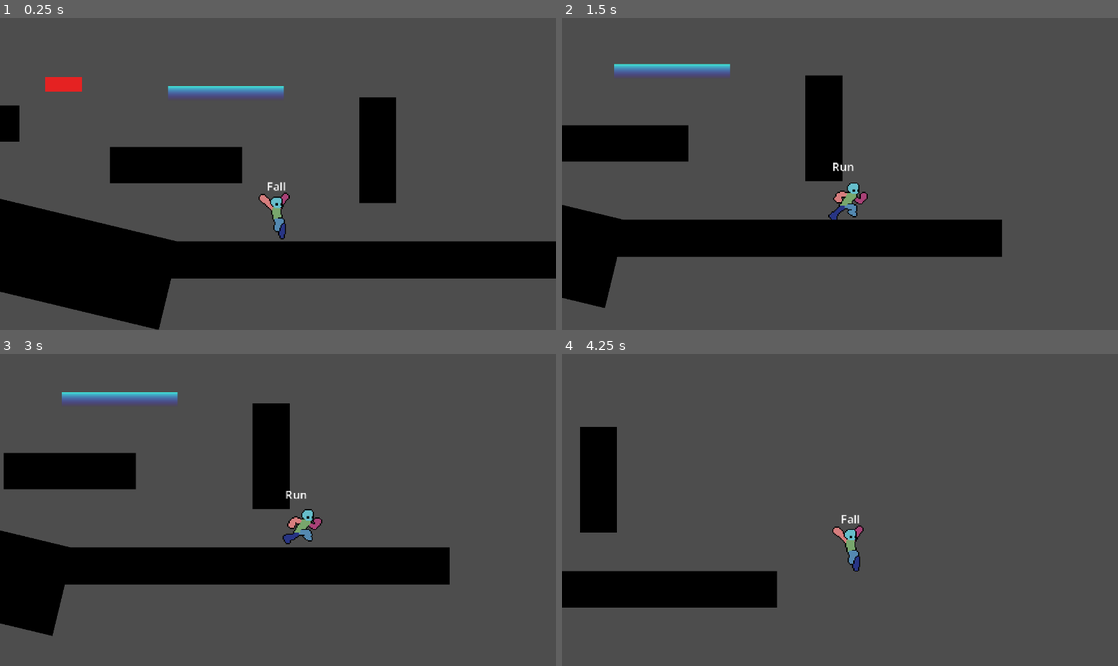
Above: before the commit, frames 1-4 (two rows, left to right).
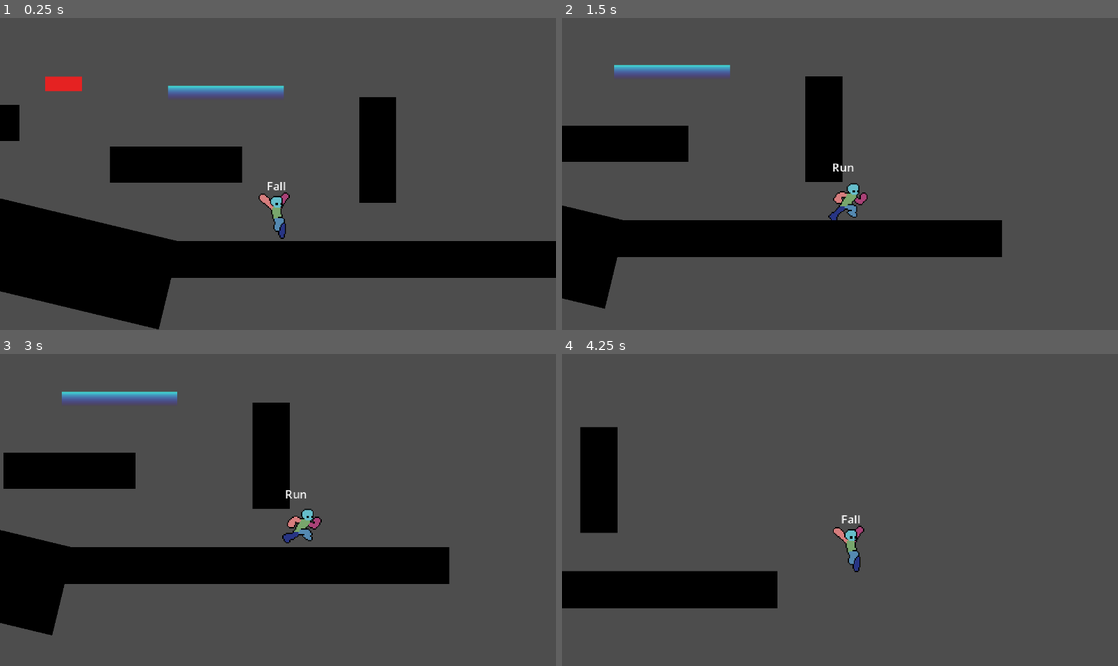
Above: after the commit, the same moments.

Repository: TianJunShi1/harry-forge
Game: Godot game, scene res://playground.tscn
Two runs of this game, one before a commit and one after it. Both use one fixed random seed, a clock stepped at 60 frames per second and the inputs below.
Inputs:
- Up to frame 1 (0.25 s): no input
- Up to frame 2 (1.5 s): hold D (right) from 0.53 s (still down); tap Shift (run) at 0.6, 1.35 s; tap Space (jump) at 0.77 s
- Up to frame 3 (3 s): tap Space (jump) at 1.52 s; release D (right) at 2.03 s; hold A (left) 2.03-2.78 s; tap Shift (run) at 2.1, 2.85 s; hold D (right) from 2.78 s (still down)
- Up to frame 4 (4.25 s): keep holding D (right); tap Space (jump) at 3.02, 3.77 s; tap Shift (run) at 3.6 s

The runs differ from the first frame. In frame 1, 0.7% of the frame differs, in the area x 0-100%, y 18-100%; in frame 2, 0.6%; in frame 3, 0.6%; in frame 4, 0.3%.

Commit message:
fix: 输出时 .round() 消除像素级抖动（Pixel Jitter）
摄像机 global_position 直接接收浮点 _smoothed_position，在
480×270→1440×810（3× 缩放）下，亚像素偏移导致 tile 边缘逐帧
在"完全覆盖"与"部分混合"之间振荡（shimmer）。

将所有 global_position = _smoothed_position 统一改为 .round()：
内部平滑/边界/lock 过渡逻辑仍以浮点精度运行，仅最终写入
渲染层时对齐整数像素，彻底消除亚像素振荡。

https://claude.ai/code/session_01AJSbFJj2VUMALu7WGXsoLR

Diff:
--- a/general/scripts/game_camera.gd
+++ b/general/scripts/game_camera.gd
@@ -105,7 +105,7 @@
 		follow_target = get_tree().get_first_node_in_group("player") as Node2D
 	if follow_target:
 		_smoothed_position = follow_target.global_position
-		global_position = _smoothed_position
+		global_position = _smoothed_position.round()
 		_initialized = true
 
 
@@ -119,7 +119,7 @@
 	if not _initialized:
 		# 场景加载时若当前应处于锁定状态，直接快照到锁定中心
 		_smoothed_position = _target_lock_center if _target_lock_to_center else follow_target.global_position
-		global_position = _smoothed_position
+		global_position = _smoothed_position.round()
 		_initialized = true
 
 	_advance_bounds_transition(delta)
@@ -151,7 +151,7 @@
 	if _target_has_bounds and not _lock_transition_active:
 		_smoothed_position = _hard_clamp_to_bounds(_smoothed_position, _displayed_bounds, _displayed_zoom)
 
-	global_position = _smoothed_position
+	global_position = _smoothed_position.round()
 	zoom = _displayed_zoom
 
 	if draw_debug:
@@ -224,7 +224,7 @@
 	if not is_instance_valid(follow_target):
 		return
 	_smoothed_position = follow_target.global_position
-	global_position = _smoothed_position
+	global_position = _smoothed_position.round()
 	_lock_transition_active = false
 	_lock_tween_t = 1.0
 	_bounds_tween_t = 1.0
